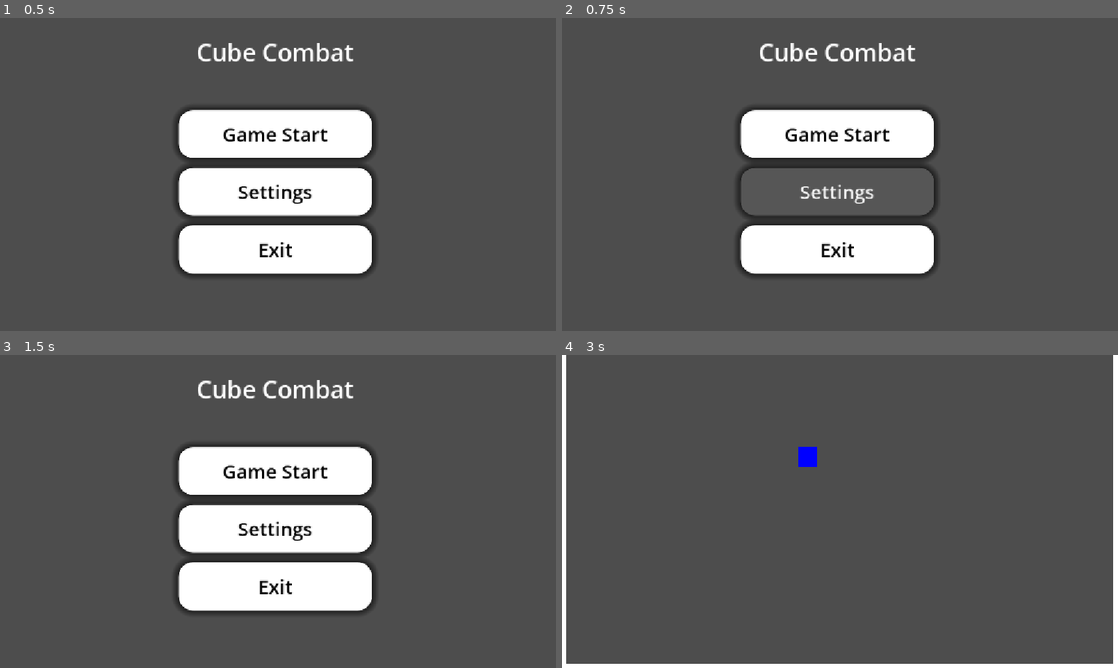
Above: before the commit, frames 1-4 (two rows, left to right).
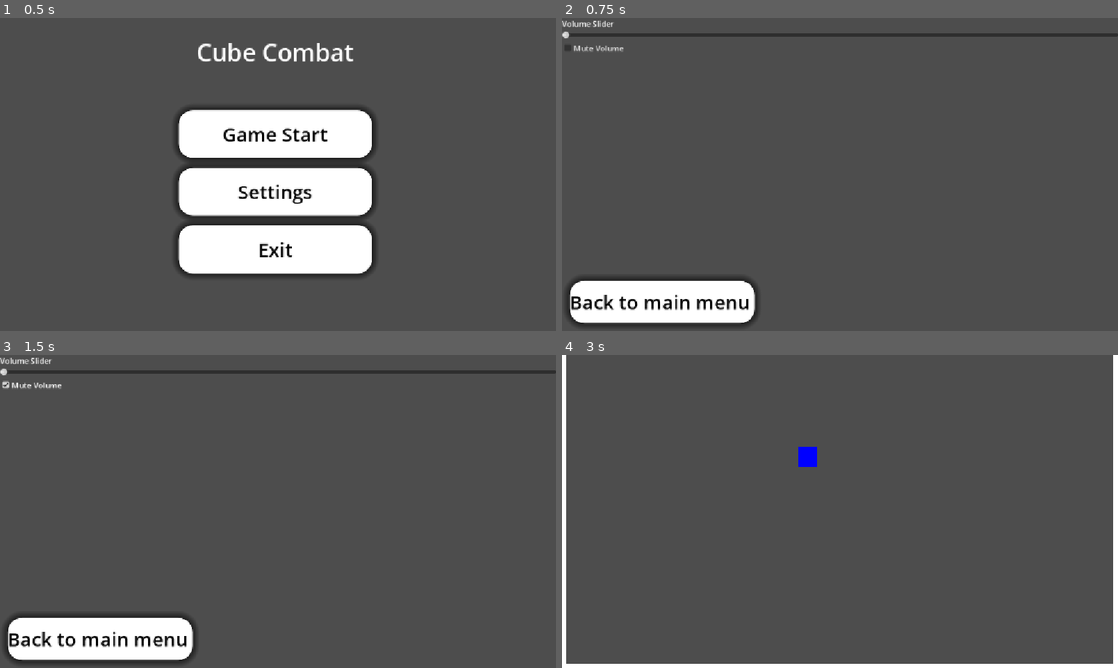
Above: after the commit, the same moments.

Repository: fkm-X3/Games-lib
Game: Godot game, scene res://main_menu.tscn
The game is run twice, just before and just after one commit, with the same random seed, the same clock (stepped at 60 frames per second) and the same inputs.
Inputs (mouse positions are in pixels of both pictures, inside the frame that each line leads up to):
- Up to frame 1 (0.5 s): no input
- Up to frame 2 (0.75 s): click "Settings" at 0.5 s
- Up to frame 3 (1.5 s): click (278, 386) at 1.25 s, where only the run after the commit has a clickable "Mute Volume"
- Up to frame 4 (3 s): click (662, 639) at 2 s, where only the run after the commit has a clickable "Back to main menu"; click "Game Start" at 2.75 s

Frame 1 is identical in both runs. In frame 2, 21% of the frame differs, in the area x 0-100%, y 0-99%; in frame 3, 26%; in frame 4, nothing differs.

Commit message:
Settings page

Diff:
--- a/Cube-Combat/Scene/Game/main_menu.gd
+++ b/Cube-Combat/Scene/Game/main_menu.gd
@@ -16,7 +16,7 @@
 
 
 func _on_settings_pressed() -> void:
-	print("Settings pressed")
+	get_tree().change_scene_to_file("res://Scene/Menu's/settings.tscn")
 
 
 func _on_exit_pressed() -> void:
--- /dev/null
+++ b/Cube-Combat/Scene/Menu's/settings.tscn
@@ -0,0 +1,76 @@
+[gd_scene format=3 uid="uid://jryjdd1q7ae0"]
+
+[ext_resource type="Script" uid="uid://diitksuqg5ulb" path="res://Scene/Menu's/volume.gd" id="1_ovhlf"]
+
+[sub_resource type="StyleBoxFlat" id="StyleBoxFlat_ovhlf"]
+bg_color = Color(1, 1, 1, 1)
+corner_radius_top_left = 30
+corner_radius_top_right = 30
+corner_radius_bottom_right = 30
+corner_radius_bottom_left = 30
+shadow_size = 15
+
+[sub_resource type="StyleBoxFlat" id="StyleBoxFlat_rfa8d"]
+bg_color = Color(0.18000486, 0.1800049, 0.1800048, 1)
+corner_radius_top_left = 30
+corner_radius_top_right = 30
+corner_radius_bottom_right = 30
+corner_radius_bottom_left = 30
+shadow_size = 15
+
+[sub_resource type="StyleBoxFlat" id="StyleBoxFlat_b3yi8"]
+bg_color = Color(0.3366076, 0.33660764, 0.33660752, 1)
+corner_radius_top_left = 30
+corner_radius_top_right = 30
+corner_radius_bottom_right = 30
+corner_radius_bottom_left = 30
+shadow_size = 15
+
+[node name="Settings" type="Control" unique_id=517061732]
+layout_mode = 3
+anchors_preset = 15
+anchor_right = 1.0
+anchor_bottom = 1.0
+grow_horizontal = 2
+grow_vertical = 2
+
+[node name="MarginContainer" type="MarginContainer" parent="." unique_id=445379333]
+layout_mode = 1
+anchors_preset = 15
+anchor_right = 1.0
+anchor_bottom = 1.0
+grow_horizontal = 2
+grow_vertical = 2
+
+[node name="VBoxContainer" type="VBoxContainer" parent="MarginContainer" unique_id=14253649]
+layout_mode = 2
+
+[node name="Volume Slider" type="Label" parent="MarginContainer/VBoxContainer" unique_id=737247014]
+layout_mode = 2
+text = "Volume Slider"
+
+[node name="Volume" type="HSlider" parent="MarginContainer/VBoxContainer" unique_id=278893883]
+layout_mode = 2
+script = ExtResource("1_ovhlf")
+
+[node name="Mute toggle" type="CheckBox" parent="MarginContainer/VBoxContainer" unique_id=278987994]
+layout_mode = 2
+text = "Mute Volume "
+
+[node name="Back" type="Button" parent="." unique_id=1357024138]
+layout_mode = 0
+offset_left = 16.0
+offset_top = 544.0
+offset_right = 304.0
+offset_bottom = 632.0
+size_flags_vertical = 3
+theme_override_colors/font_color = Color(0, 0, 0, 1)
+theme_override_font_sizes/font_size = 40
+theme_override_styles/normal = SubResource("StyleBoxFlat_ovhlf")
+theme_override_styles/pressed = SubResource("StyleBoxFlat_rfa8d")
+theme_override_styles/hover = SubResource("StyleBoxFlat_b3yi8")
+text = "Back to main menu "
+
+[connection signal="value_changed" from="MarginContainer/VBoxContainer/Volume" to="MarginContainer/VBoxContainer/Volume" method="_on_volume_value_changed"]
+[connection signal="toggled" from="MarginContainer/VBoxContainer/Mute toggle" to="MarginContainer/VBoxContainer/Volume" method="_on_mute_toggle_toggled"]
+[connection signal="pressed" from="Back" to="MarginContainer/VBoxContainer/Volume" method="_on_back_pressed"]
--- /dev/null
+++ b/Cube-Combat/Scene/Menu's/volume.gd
@@ -0,0 +1,23 @@
+extends HSlider
+
+
+# Called when the node enters the scene tree for the first time.
+func _ready() -> void:
+	pass # Replace with function body.
+
+
+# Called every frame. 'delta' is the elapsed time since the previous frame.
+func _process(delta: float) -> void:
+	pass
+
+
+func _on_volume_value_changed(value: float) -> void:
+	AudioServer.set_bus_volume_db(0, value)
+
+
+func _on_mute_toggle_toggled(toggled_on: bool) -> void:
+	AudioServer.set_bus_mute(0, toggled_on)
+
+
+func _on_back_pressed() -> void:
+	get_tree().change_scene_to_file("res://main_menu.tscn")
--- a/Cube-Combat/main_menu.tscn
+++ b/Cube-Combat/main_menu.tscn
@@ -97,3 +97,5 @@
 text = "Cube Combat"
 
 [connection signal="pressed" from="VBoxContainer/Game Start" to="." method="_on_game_start_pressed"]
+[connection signal="pressed" from="VBoxContainer/Settings" to="." method="_on_settings_pressed"]
+[connection signal="pressed" from="VBoxContainer/Exit" to="." method="_on_exit_pressed"]
Not shown, added: Cube-Combat/Scene/Menu's/volume.gd.uid
